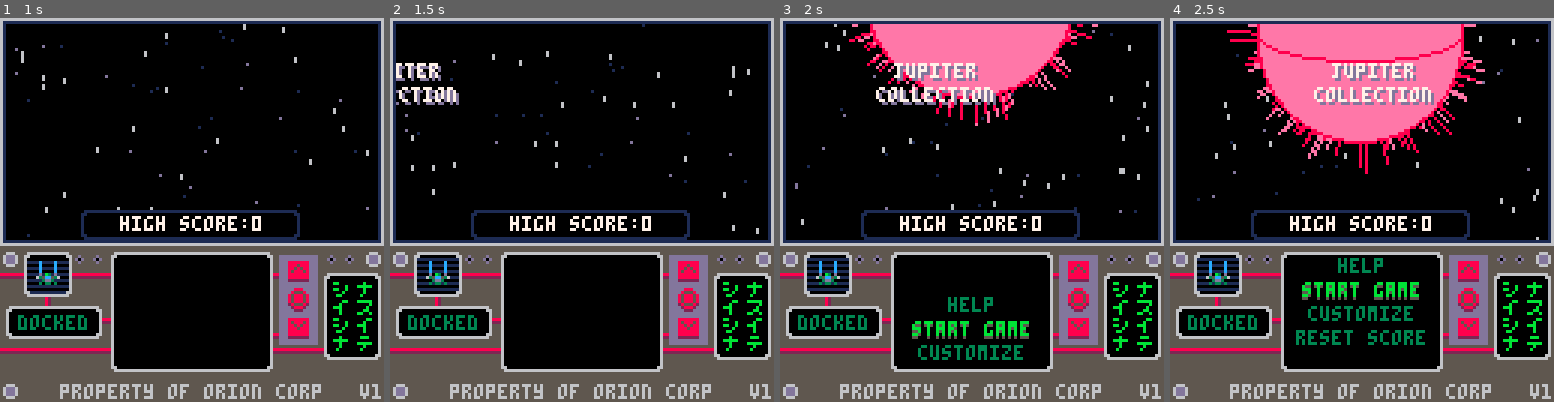
Above: before the commit, frames 1-4 (left to right).
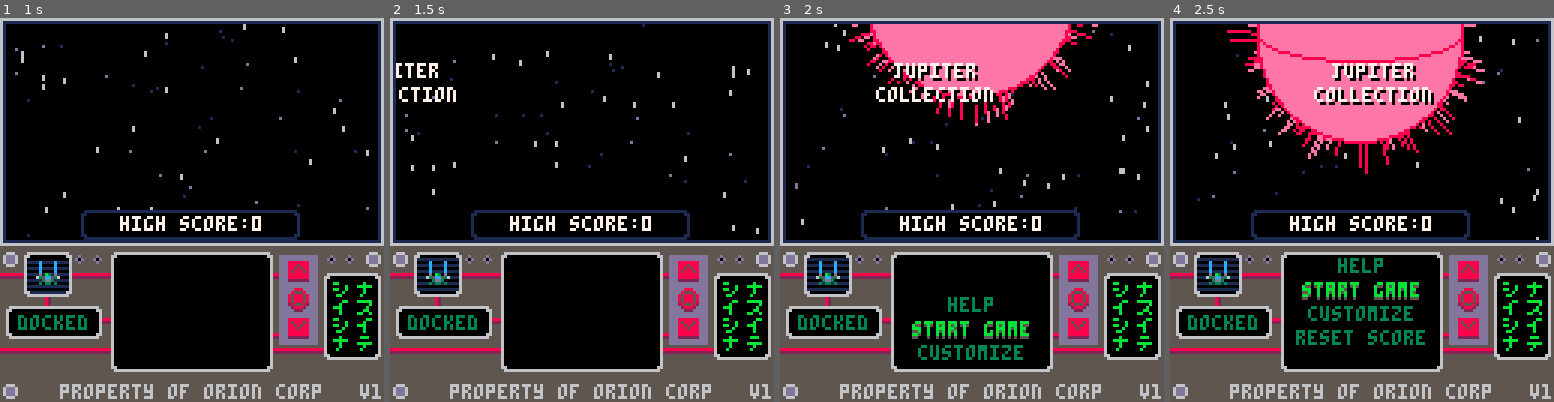
Above: after the commit, the same moments.

Repository: jacobneal65/drop-p8
Game: PICO-8 cartridge drop.p8
Same seed, same stepped clock (60 frames per second), same inputs: the game is played once before the commit and once after it.
Inputs:
- Up to frame 1 (1 s): tap X (X key) at 0.33 s; tap O (Z key) at 0.7 s
- Up to frame 2 (1.5 s): tap X (X key) at 1.07 s
- Up to frame 3 (2 s): hold Right from 1.6 s (still down); tap O (Z key) at 1.7 s; tap X (X key) at 1.85 s
- Up to frame 4 (2.5 s): release Right at 2.1 s; tap O (Z key) at 2.1 s; hold Up 2.15-2.42 s; hold Right from 2.47 s (still down)

Frame 1 is identical in both runs. In frame 2, 0.4% of the frame differs, in the area x 1-18%, y 12-23%; in frame 3, 0.8%, in the area x 25-57%, y 12-23%; in frame 4, 0.8%.

Commit message:
fixed small bug in menu with ship flame

Diff:
--- a/drop.p8
+++ b/drop.p8
@@ -147,8 +147,7 @@
 	rnd_char={}
 	gen_char()
 	btn_tmr=0
-	--menu ship
-	ship_off=0
+
 	draw_help=false
 	--screen
 	screen_offset=0
@@ -319,8 +318,8 @@
 	drw_fruit()
 	draw_sun(intro_sun)
 	local q = {"jupiter","collection"}
-	oprint(q[1],hcenter(q[1])+sun_off+60,15,7,13)
-	oprint(q[2],hcenter(q[2])+sun_off+60,23,7,13)
+	oprint(q[1],hcenter(q[1])+sun_off+60,15,7,0)
+	oprint(q[2],hcenter(q[2])+sun_off+60,23,7,0)
 		--high score
 		roundrect(27,64,73,10,1,0)
 		hc="high score:"..high_score
@@ -359,8 +358,8 @@
 	end
 	line(9+sy,90+sy,22-sy,90+sy,1)
 
-	spr(p_spr,12,81+ship_off)
-	if not in_menu then
+	spr(p_spr,12,81)
+	if s_stat=="launch" then
 		spr(get_frame({5,6,7,6,5},1),12,89+ship_off)
 	end
 	--central menu screen
